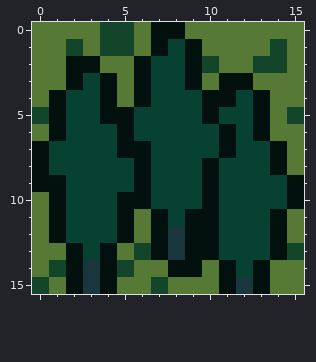
A pixel-art sprite gets an edit: assets/images/Sprites/Forest.png. Above, as it was before the edit.
The file is 16x16 pixels.
The same view after the edit:
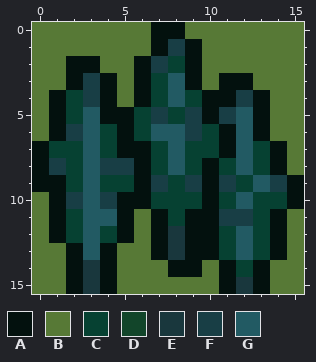
Palette (. is transparent): A #03110e  B #577936  C #064132  D #12452a  E #19373d  F #183e45  G #225a63
Changes in this commit:
@@ x 0..15 @@
- 0 BBBBDDBAABBBBBBB
- 1 BBDBDDBACABBBBDB
- 2 BBAABBACCADBBDDB
- 3 BBACABACCABAABBB
- 4 BACCABACCCAACABB
- 5 DACCAACCCCACCABD
- 6 BACCCACCCCCACABB
- 7 ACCCCAACCCCACCAB
- 8 ACCCCCACCCACCCAB
- 9 AACCCCACCCACCCCA
-10 BACCCAACCCACCCCA
-11 BACCCABACAACCCAB
-12 BACCCABAEAACCCAB
-13 BBACABDAEAACCCAD
-14 BDAEADBBAABACABB
-15 DBAEABBDBBBAEABB
+ 0 BBBBBBBAABBBBBBB
+ 1 BBBBBBBAFABBBBBB
+ 2 BBAABBAFCABBBBBB
+ 3 BBAFABACGABAABBB
+ 4 BACFABACGCAAFABB
+ 5 BACGAACFCFAFGABB
+ 6 BAFGCACGGFCAGABB
+ 7 ACCGCAACGCCAGCAB
+ 8 AFCGFFACGCACGCAB
+ 9 AACGCCAFCFAFCGFA
+10 BAFGFAACCCACGCCA
+11 BACGGABACAAFFCAB
+12 BACGCABAEAACGCAB
+13 BBAGABBAEAACGCAB
+14 BBAEABBBAABACABB
+15 BBAEABBBBBBAEABB
Changed places in both pictures, as pixel boxes (x1, y1, x2, y2):
changed: (32, 22, 304, 294)
